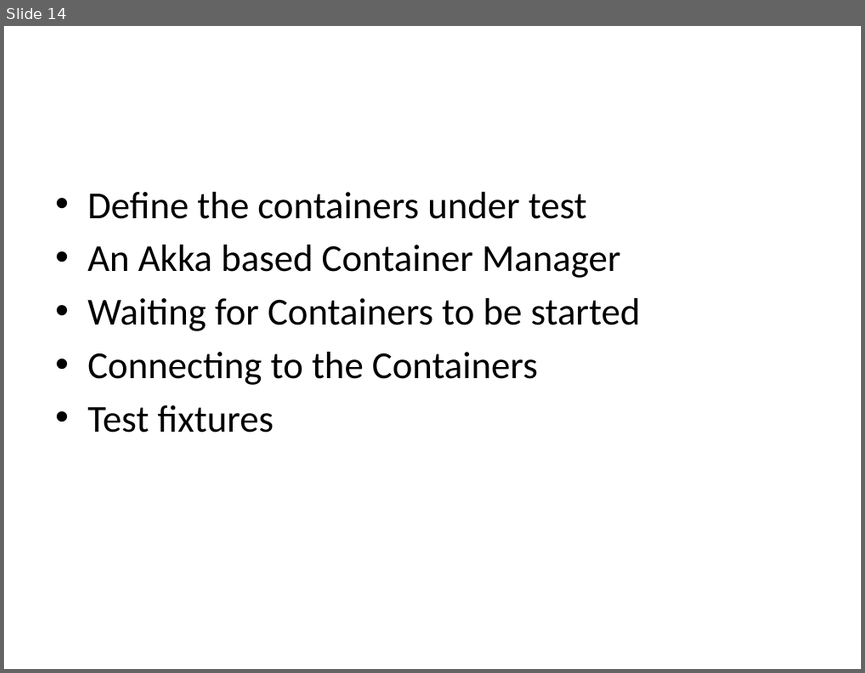
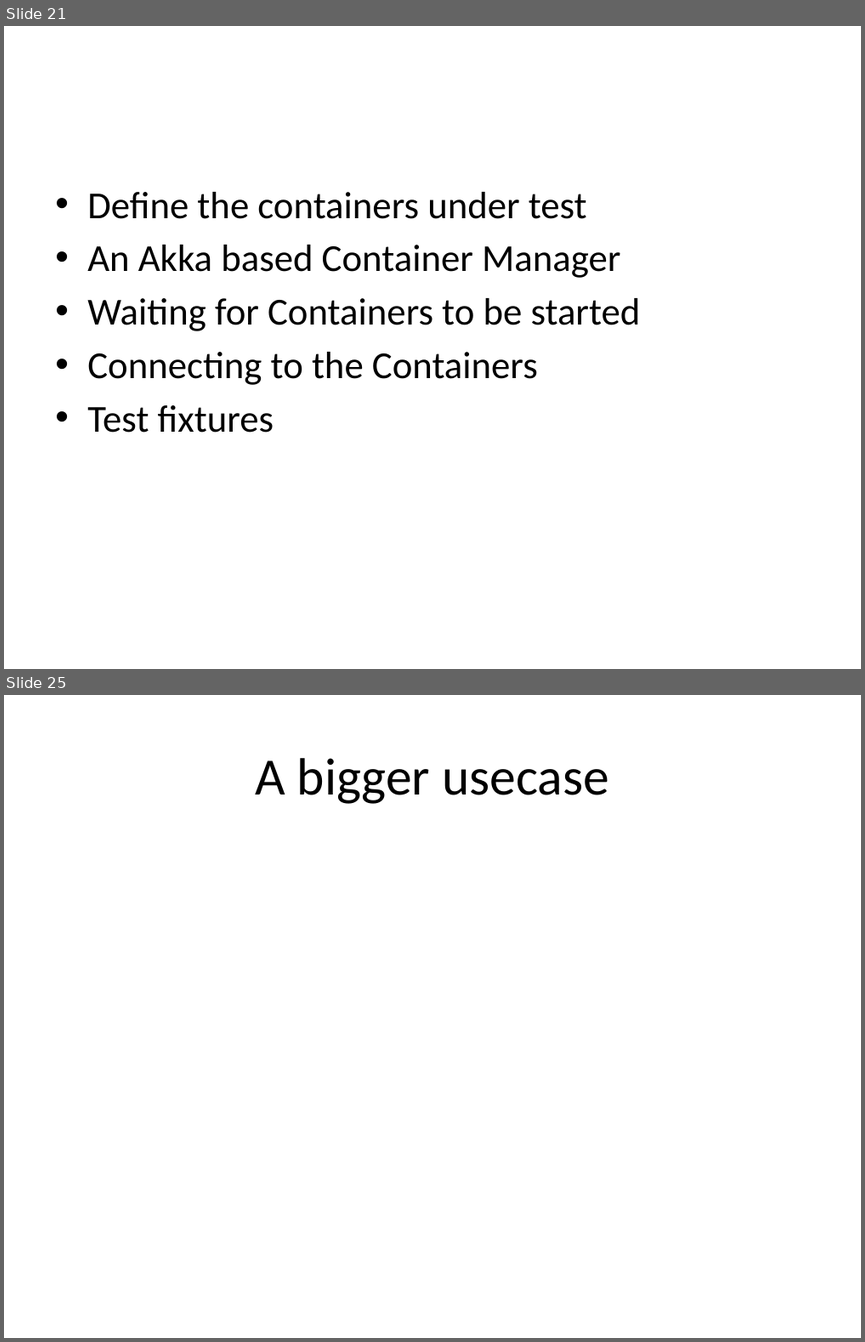
Before and after one commit to woq-blended/woq.github.io, a slide deck: media/IntegrationTesting.pptx. Shown one above the other, each under a label of ours: slide 14 before the commit, slides 21 and 25 after it; the slides between them are not shown. The pictures are 865x673 and 865x1342 pixels, drawn with LibreOffice and Linux fonts; fonts in the diff are those of the drawing. Boxes give left, top, right and bottom in pixels: in the first picture for what was removed or moved away, otherwise in the second. Text is boxed around its words. In the diff, an @@ line names an element or a change of style, - is before the commit and + after.

```diff
--- a/media/IntegrationTesting.pptx
+++ b/media/IntegrationTesting.pptx
@@ slide 25 added at [4, 695, 861, 1338], background #FFFFFF @@
@@ title added at [255, 758, 609, 804], 44 pt, text #000000 @@
+A bigger usecase
@@ what was slide 14 is now slide 21 @@
```
Also in this commit, not shown: 14 slides changed, 9 other slides added, 1 slide removed, 4 other files.
